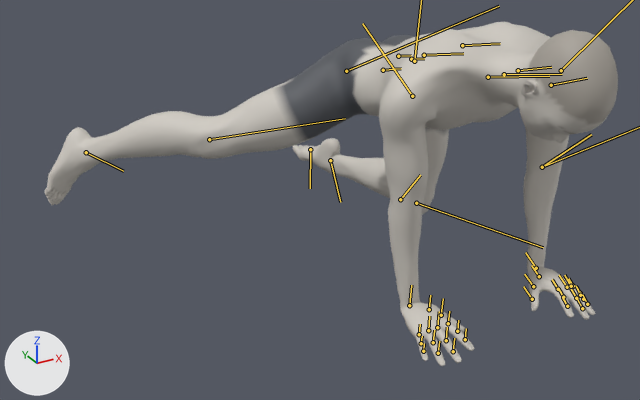
Two versions of the glTF model exports/kneeling-leg-half-circle.glb, one commit apart.
Camera for both pictures: a 50 mm lens placed at (-1.314, -2.034, 1.159), pointed at (-0.276, -0.147, 0.216). Arrows for +X, +Y and +Z are at lower left; the lights stay in place. The first picture is the older version. Both versions are drawn at frame 92 of the action 'kneeling-leg-half-circle_right'; the numbers are the values there. The bones that change, and the others that lie on the model, are drawn over the model as lines.
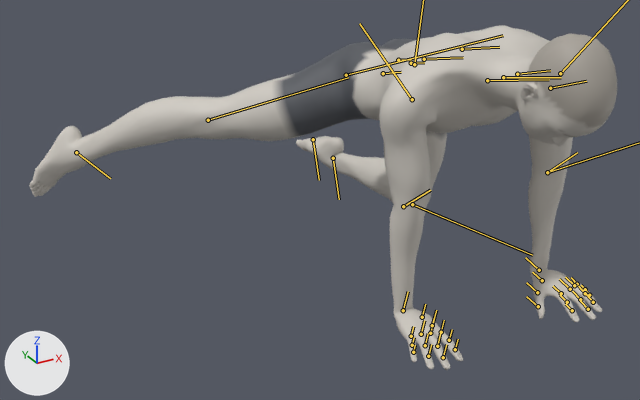
Location of each change, [x1, y1, x2, y2] in pixels of the pictures (640 x 400 px):
'Mesh_0', posed: before [45, 22, 618, 366]; after [29, 25, 617, 370]
bone 'pelvis', root to tip: before (383, 70) to (401, 68); after (383, 73) to (401, 72)
bone 'hand_l', root to tip: before (536, 268) to (525, 252); after (539, 270) to (525, 257)
bone 'upperarm_r', root to tip: before (412, 96) to (362, 23); after (412, 99) to (359, 23)
bone 'lowerarm_r', root to tip: before (400, 199) to (420, 175); after (403, 206) to (430, 190)
bone 'hand_r', root to tip: before (409, 305) to (411, 285); after (403, 310) to (408, 291)
bone 'calf_l', root to tip: before (416, 203) to (543, 247); after (412, 204) to (532, 255)
bone 'foot_l', root to tip: before (330, 160) to (340, 202); after (333, 158) to (339, 199)
bone 'ball_l', root to tip: before (310, 149) to (310, 188); after (313, 139) to (319, 180)
bone 'thigh_r', root to tip: before (346, 71) to (499, 6); after (346, 75) to (503, 35)
bone 'calf_r', root to tip: before (209, 139) to (345, 118); after (208, 120) to (348, 77)
bone 'foot_r', root to tip: before (86, 152) to (123, 171); after (76, 152) to (110, 178)

What the commit changed:
Bone 'pelvis' (bone_pelvis) moves from (0.006, -0.478, 0.0) to (0.006, -0.489, 0.0).
Bone 'upperarm_l' (bone_upperarm_l) turns from (-37, -10, 69) to (-36, -10, 73) degrees about its own x, y and z.
Bone 'lowerarm_l' (bone_lowerarm_l) turns from (3, 10, -36) to (-1, 15, -43) degrees about its own x, y and z.
Bone 'hand_l' (bone_hand_l) turns from (72, -36, 34) to (87, -34, 29) degrees about its own x, y and z.
Bone 'upperarm_r' (bone_upperarm_r) turns from (37, 10, 69) to (36, 10, 73) degrees about its own x, y and z.
Bone 'lowerarm_r' (bone_lowerarm_r) turns from (-3, -10, -36) to (1, -15, -43) degrees about its own x, y and z.
Bone 'hand_r' (bone_hand_r) turns from (-72, 36, 34) to (-87, 34, 29) degrees about its own x, y and z.
Bone 'thigh_l' (bone_thigh_l) turns from (-3, 2, 72) to (-3, 2, 69) degrees about its own x, y and z.
Bone 'calf_l' (bone_calf_l) turns from (-9, 5, -85) to (-7, 5, -84) degrees about its own x, y and z.
Bone 'foot_l' (bone_foot_l) turns from (7, 7, -63) to (5, 6, -73) degrees about its own x, y and z.
Bone 'ball_l' (bone_ball_l) turns from (2, -1, -26) to (0, 0, 0) degrees about its own x, y and z.
Bone 'thigh_r' (bone_thigh_r) turns from (-44, 3, 18) to (-39, -3, 10) degrees about its own x, y and z.
Bone 'calf_r' (bone_calf_r) turns from (15, 0, -15) to (2, 0, 2) degrees about its own x, y and z.
Bone 'foot_r' (bone_foot_r) turns from (-12, -5, -28) to (-5, -3, -46) degrees about its own x, y and z.
